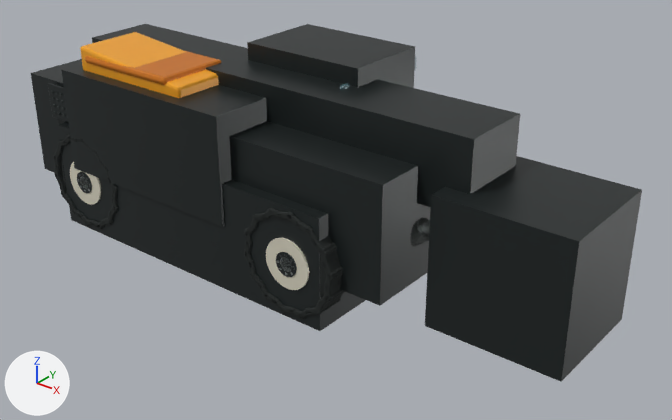
Renders of the Blender file source/blender/742-showcase-v1.0.blend from each side of a commit.
Camera for both pictures: a camera (50 mm lens) standing at (7.56, -7.69, 5.5) and looking at (1.36, 0.07, 0.69). The lights are fixed; the arrows at lower left show +X, +Y and +Z. The picture after the commit comes second.

Script lines for the objects in view, before the commit:
```python
me_cube_127 = bpy.data.meshes.new('Cube.127')
me_cube_127.from_pydata(...)  # a box spanning x -0.71..0.71, y -0.05..0.05, z -0.465..0.465
me_cube_127.materials.append(mat_jlg_orange_shadow)  # orange #d07616
me_cube_196 = bpy.data.meshes.new('Cube.196')
me_cube_196.from_pydata(...)  # a box spanning x -1.33..1.33, y -0.65..0.65, z -0.65..0.65
me_cube_196.materials.append(mat_structural_black)  # black #242b2b
me_enginehoodupper_mesh = bpy.data.meshes.new('EngineHoodUpper_Mesh')
me_enginehoodupper_mesh.from_pydata([(-0.86, -0.22, -0.44), (-0.86, -0.22, 0.44), (-0.86, 0.4, -0.44), (-0.86, 0.4, 0.44), (0.86, -0.22, -0.44), (0.86, -0.22, 0.44), (0.86, 0.22, -0.44), (0.86, 0.22, 0.44)], [], [(0, 4, 5, 1), (2, 3, 7, 6), (0, 2, 6, 4), (1, 5, 7, 3), (0, 1, 3, 2), (4, 6, 7, 5)])
me_enginehoodupper_mesh.materials.append(mat_jlg_orange)  # orange #f8a824
ob_boomliftpivot = bpy.data.objects.new('BoomLiftPivot', None)
ob_boomliftpivot.parent = ob_framelevelpivot
ob_boomliftpivot.location = (-2.158, 1.018, 0.0)
ob_enginehoodspine = bpy.data.objects.new('EngineHoodSpine', me_cube_127)
ob_enginehoodspine.parent = ob_enginecompartment
ob_enginehoodspine.location = (-0.88, 2.25, 0.63)
_m = ob_enginehoodspine.modifiers.new('EdgeSoftening', 'BEVEL')
_m.width = 0.04
_m.width_pct = 0.04
_m.segments = 2
ob_enginehoodupper = bpy.data.objects.new('EngineHoodUpper', me_enginehoodupper_mesh)
ob_enginehoodupper.parent = ob_enginecompartment
ob_enginehoodupper.location = (-0.83, 2.0, 0.63)
_m = ob_enginehoodupper.modifiers.new('PanelSoftening', 'BEVEL')
_m.width = 0.035
_m.width_pct = 0.035
_m.segments = 2
ob_hydraulics_hit = bpy.data.objects.new('Hydraulics_Hit', me_cube_196)
ob_hydraulics_hit.parent = ob_framelevelpivot
ob_hydraulics_hit.location = (-0.55, 0.63, 0.58)
# also in view: 'Chassis_Hit' at (0.0, 0.0, 1.15); 'Steering_Hit' at (0.0, 0.0, 0.64); 'WheelRimOuter_FR' at (1.71, -1.05, 0.64); 'Cab_Hit' at (0.82, 0.64, 1.7); 'Boom_Hit' at (0.59, 0.0, 1.84)
```
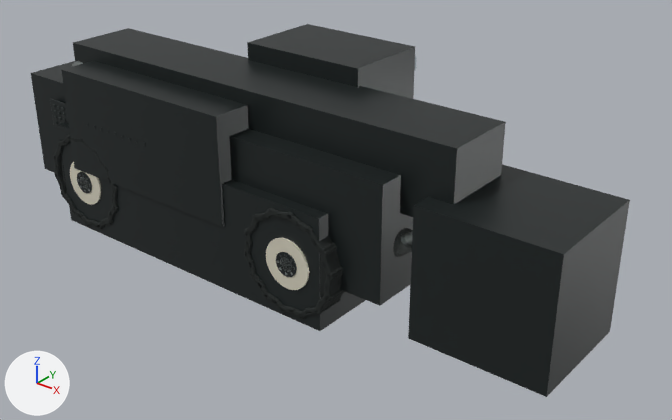
ob_boomliftpivot is not drawn itself; it is the parent of ob_boombase.

The edits, one by one:
me_enginehoodupper_mesh is used by ob_enginehoodupper; parent ob_enginecompartment; location (-0.83, 2.0, 0.63).
me_enginehoodupper_mesh had 8 vertices, 6 faces and spanned x -0.86..0.86, y -0.22..0.4, z -0.44..0.44.
me_enginehoodupper_mesh now has 8 vertices, 6 faces and spans x -0.75..0.75, y -0.09..0.15, z -0.25..0.25.
me_enginehoodupper_mesh part 1: the whole mesh is scaled about the mesh origin by (0.872, 0.391, 0.568).
me_cube_127 is used by ob_enginehoodspine; parent ob_enginecompartment; location (-0.88, 2.25, 0.63).
me_cube_127 had 8 vertices, 6 faces and spanned x -0.71..0.71, y -0.05..0.05, z -0.465..0.465.
me_cube_127 now has 8 vertices, 6 faces and spans x -0.67..0.67, y -0.03..0.03, z -0.25..0.25.
me_cube_127 part 2: the whole mesh is scaled about its middle by (0.944, 0.6, 0.538).
Object 'EngineHoodUpper' (ob_enginehoodupper) moves from (-0.83, 2.0, 0.63) to (-0.83, 1.36, 0.96).
Object 'EngineHoodSpine' (ob_enginehoodspine) moves from (-0.88, 2.25, 0.63) to (-0.86, 1.52, 0.96).
Object 'BoomLiftPivot' (ob_boomliftpivot) moves from (-2.158, 1.018, 0.0) to (-2.158, 1.018, 0.3).

Pixel boxes (x1, y1, x2, y2) of what changed, in the pictures (672 x 420 px):
'Carriage_Hit', moved: before (425, 156, 642, 382); after (408, 164, 630, 397)
'Boom_Hit', moved: before (92, 24, 520, 207); after (73, 28, 506, 217)
'EngineHoodUpper', mesh rescaled, moved (not visible afterwards): before (80, 32, 219, 98)
'EngineHoodSpine', mesh rescaled, moved (not visible afterwards): before (85, 51, 221, 85)
'CarriageTiltCylinderBarrel', moved: before (410, 218, 429, 247); after (393, 228, 413, 258)
'CarriageTiltCylinderRod', moved (mostly hidden): before (422, 220, 430, 234); after (405, 231, 413, 245)
'BoomPivotPin', moved (not visible before): after (72, 61, 83, 66)
